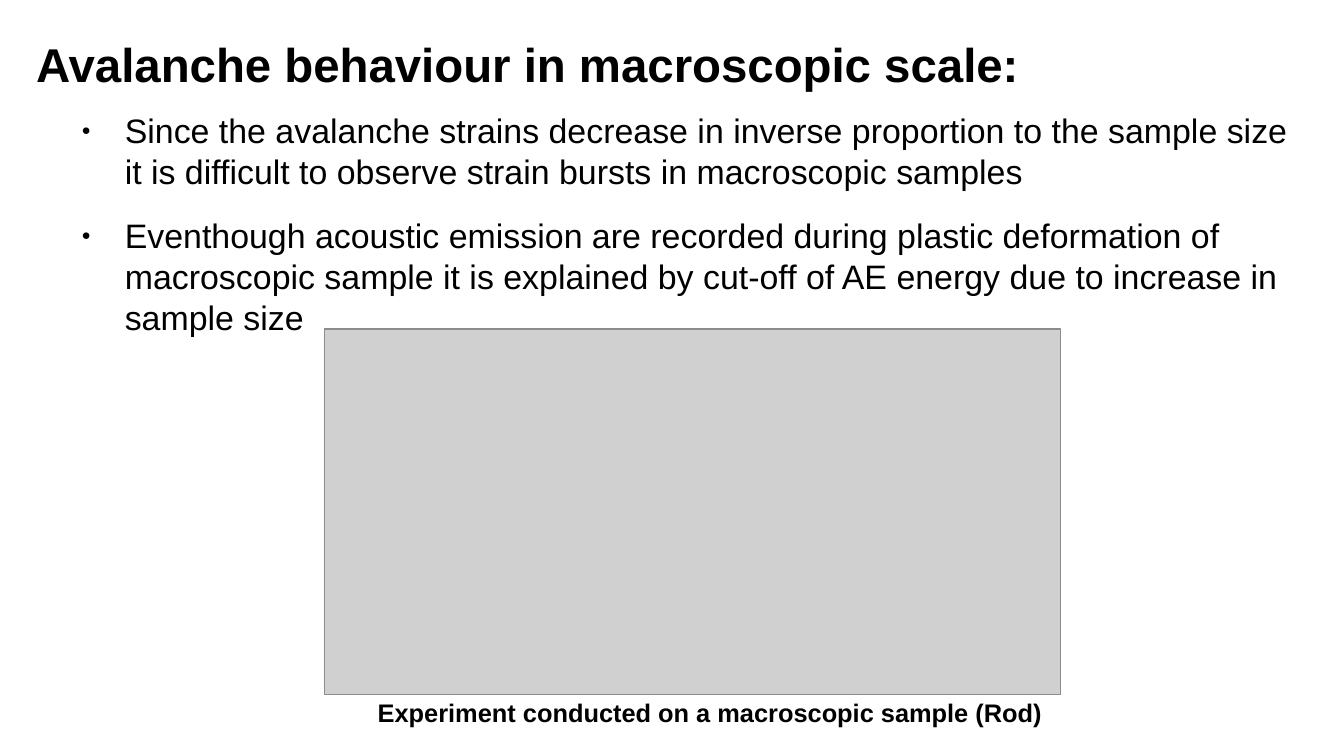
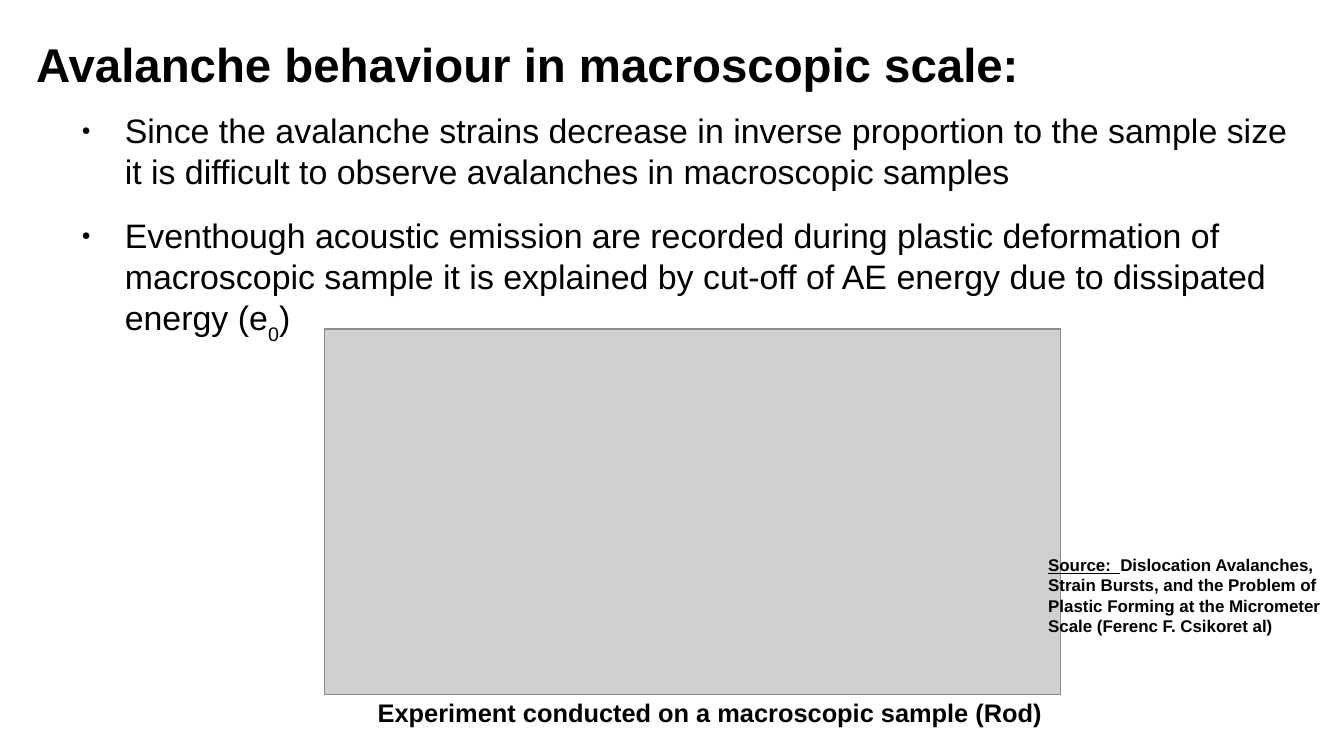
Before and after one commit to ARUN-PRAKASH-95/Journal-club, a slide deck: slide 16 of Presentation/Journalclub.odp (slide 15 before the commit). Drawn at 1344x756 pixels with LibreOffice and Linux fonts; fonts in the diff are those of the drawing; grey boxes stand for pictures. Boxes give left, top, right and bottom in pixels: in the first picture for what was removed or moved away, otherwise in the second. Text is boxed around its words. In the diff, an @@ line names an element or a change of style, - is before the commit and + after.

```diff
--- a/Presentation/Journalclub.odp
+++ b/Presentation/Journalclub.odp
@@ text at (125,118,1287,337): text changed @@
-● Since the avalanche strains decrease in inverse proportion to the sample size it is difficult to observe strain bursts in macroscopic samples
-● Eventhough acoustic emission are recorded during plastic deformation of macroscopic sample it is explained by cut-off of AE energy due to increase in sample size
+● Since the avalanche strains decrease in inverse proportion to the sample size it is difficult to observe avalanches in macroscopic samples
+● Eventhough acoustic emission are recorded during plastic deformation of macroscopic sample it is explained by cut-off of AE energy due to dissipated energy (e0)
@@ text added at (1048,557,1320,636), 10 pt, text #000000, bold @@
+Source: Dislocation Avalanches, Strain Bursts, and the Problem of Plastic Forming at the Micrometer Scale (Ferenc F. Csikoret al)
```
Also in this commit, not shown: 15 other slides changed, 1 slide added, 1 other file.
